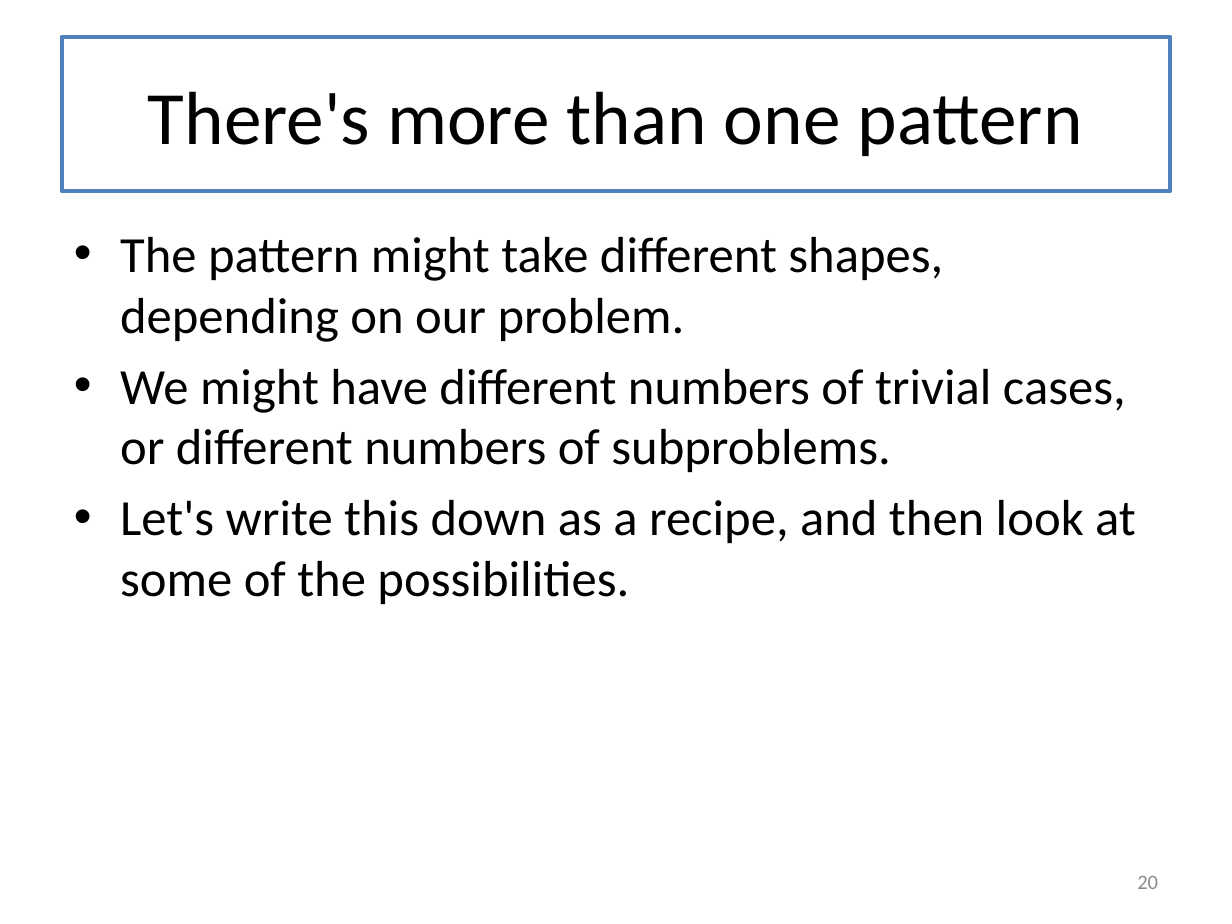
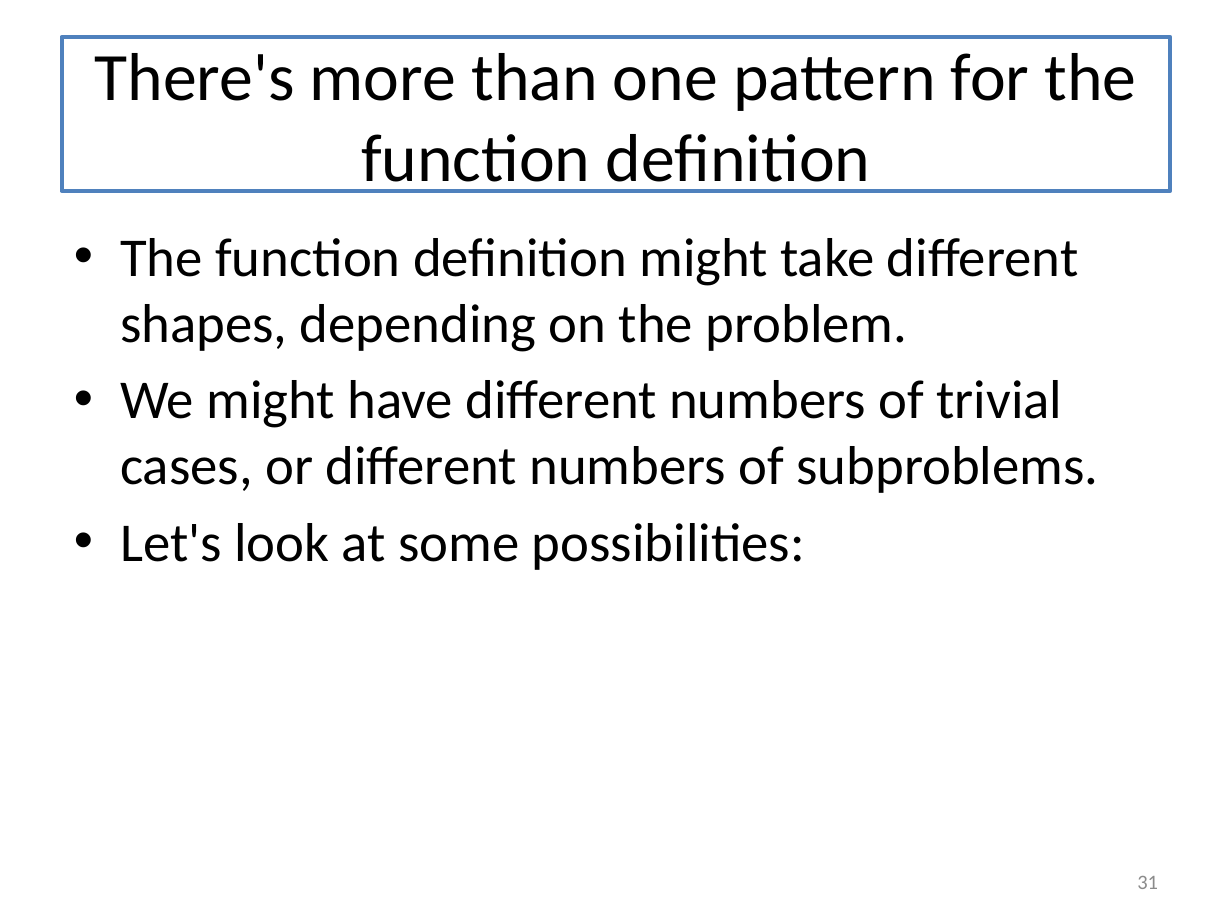
Before and after one commit to mwand/cs5010f16, a slide deck: slide 31 of Slides/Lesson 8.1 Introducing General Recursion.pptx (slide 20 before the commit). Drawn at 1232x924 pixels with LibreOffice and Linux fonts; fonts in the diff are those of the drawing. Boxes give left, top, right and bottom in pixels: in the first picture for what was removed or moved away, otherwise in the second. Text is boxed around its words. In the diff, an @@ line names an element or a change of style, - is before the commit and + after.

```diff
--- a/Slides/Lesson 8.1 Introducing General Recursion.pptx
+++ b/Slides/Lesson 8.1 Introducing General Recursion.pptx
@@ title at box(94, 53, 1137, 193): text changed; size 44 to 39.6 pt @@
-There's more than one pattern
+There's more than one pattern for the function definition
@@ text at box(120, 238, 1078, 352): text changed; size 29.6 to 32 pt @@
-• The pattern might take different shapes, depending on our problem.
+• The function definition might take different shapes, depending on the problem.
@@ text at box(120, 380, 1098, 493): size 29.6 to 32 pt in "We might have different numbers of trivial ..." @@
@@ text at box(120, 523, 805, 570): text changed; size 29.6 to 32 pt @@
-• Let's write this down as a recipe, and then look at some of the possibilities.
+• Let's look at some possibilities:
@@ page number at box(1137, 876, 1158, 889): text changed @@
-20
+31
```
Also in this commit, not shown: 25 other slides changed, 5 slides added, 5 other files.
